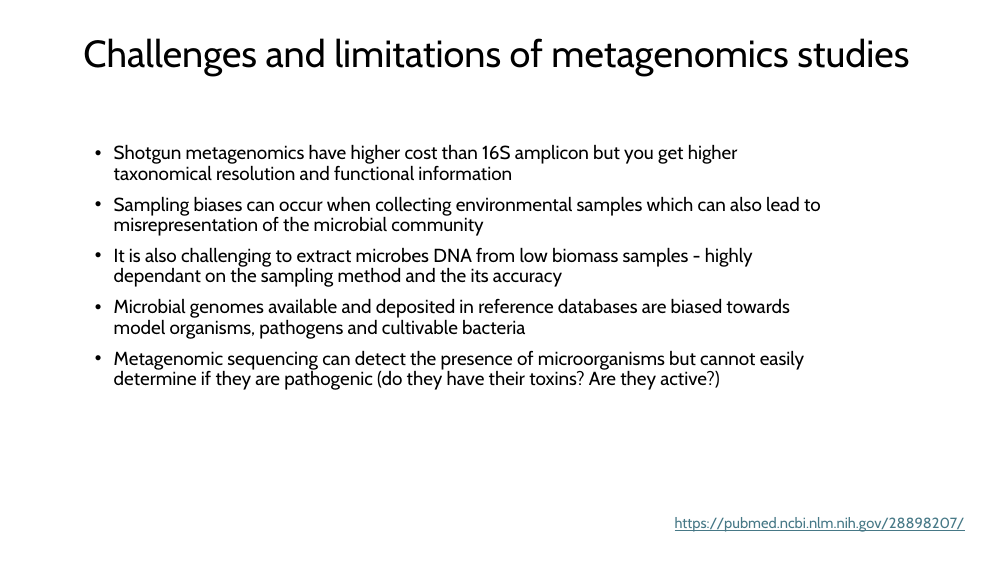
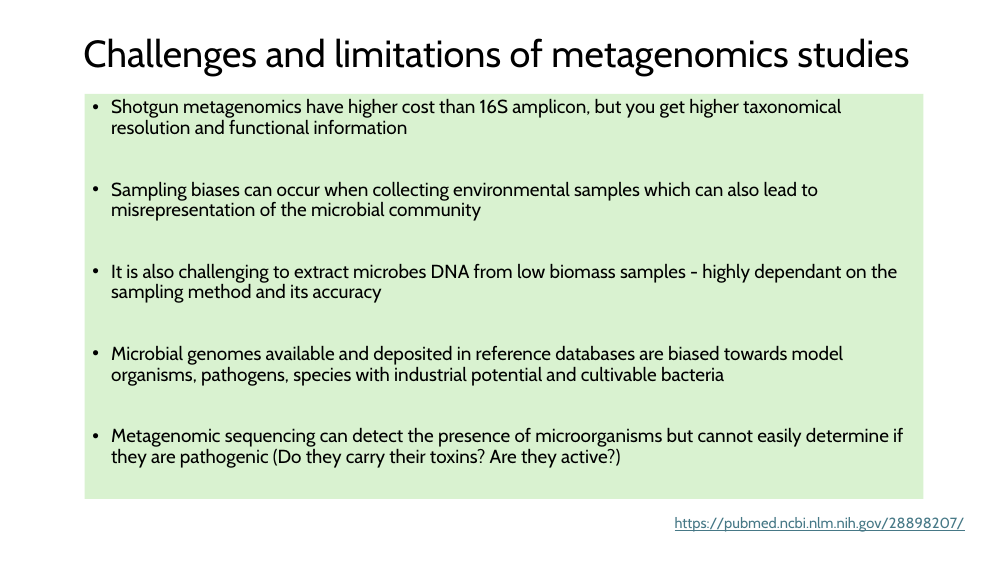
Before and after one commit to biosustain/dsp_metagenomics_training, a slide deck: slide 47 of course_contents/IntroMetagenomics.pptx. Drawn at 1008x567 pixels with LibreOffice and Linux fonts; fonts in the diff are those of the drawing. Boxes give left, top, right and bottom in pixels: in the first picture for what was removed or moved away, otherwise in the second. Text is boxed around its words. In the diff, an @@ line names an element or a change of style, - is before the commit and + after.

```diff
--- a/course_contents/IntroMetagenomics.pptx
+++ b/course_contents/IntroMetagenomics.pptx
@@ text "Shotgun metagenomics have higher cost ...": place and size @@
-text "Shotgun metagenomics have higher cost ..." at [114,144,821,390]
+text "Shotgun metagenomics have higher cost ..." at [85,94,923,499]
@@ text "Shotgun metagenomics have higher cost ..." at [85,94,923,499]: fill none to #D9F2D0 @@
@@ text at [111,98,841,135]: text changed @@
-• Shotgun metagenomics have higher cost than 16S amplicon but you get higher taxonomical resolution and functional information
+• Shotgun metagenomics have higher cost than 16S amplicon, but you get higher taxonomical resolution and functional information
@@ text at [111,263,903,468]: text changed @@
-• It is also challenging to extract microbes DNA from low biomass samples - highly dependant on the sampling method and the its accuracy
-• Microbial genomes available and deposited in reference databases are biased towards model organisms, pathogens and cultivable bacteria
-• Metagenomic sequencing can detect the presence of microorganisms but cannot easily determine if they are pathogenic (do they have their toxins? Are they active?)
+• It is also challenging to extract microbes DNA from low biomass samples - highly dependant on the sampling method and its accuracy
+• Microbial genomes available and deposited in reference databases are biased towards model organisms, pathogens, species with industrial potential and cultivable bacteria
+• Metagenomic sequencing can detect the presence of microorganisms but cannot easily determine if they are pathogenic (Do they carry their toxins? Are they active?)
```
Also in this commit, not shown: 11 other slides changed, 1 other file.
